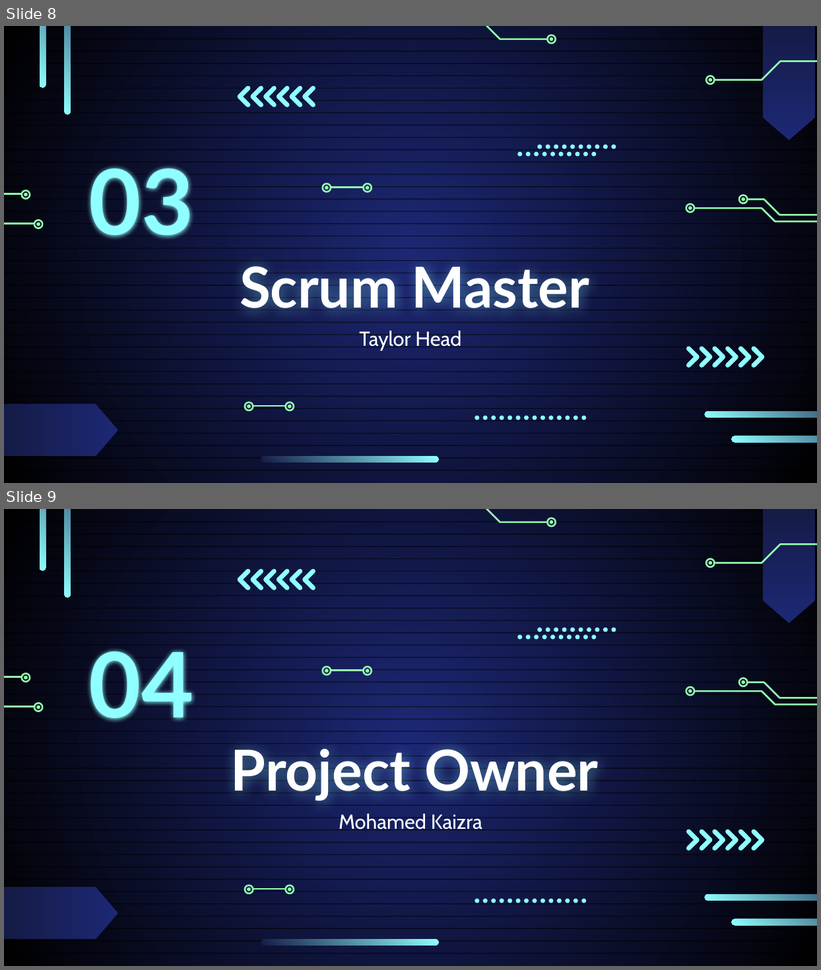
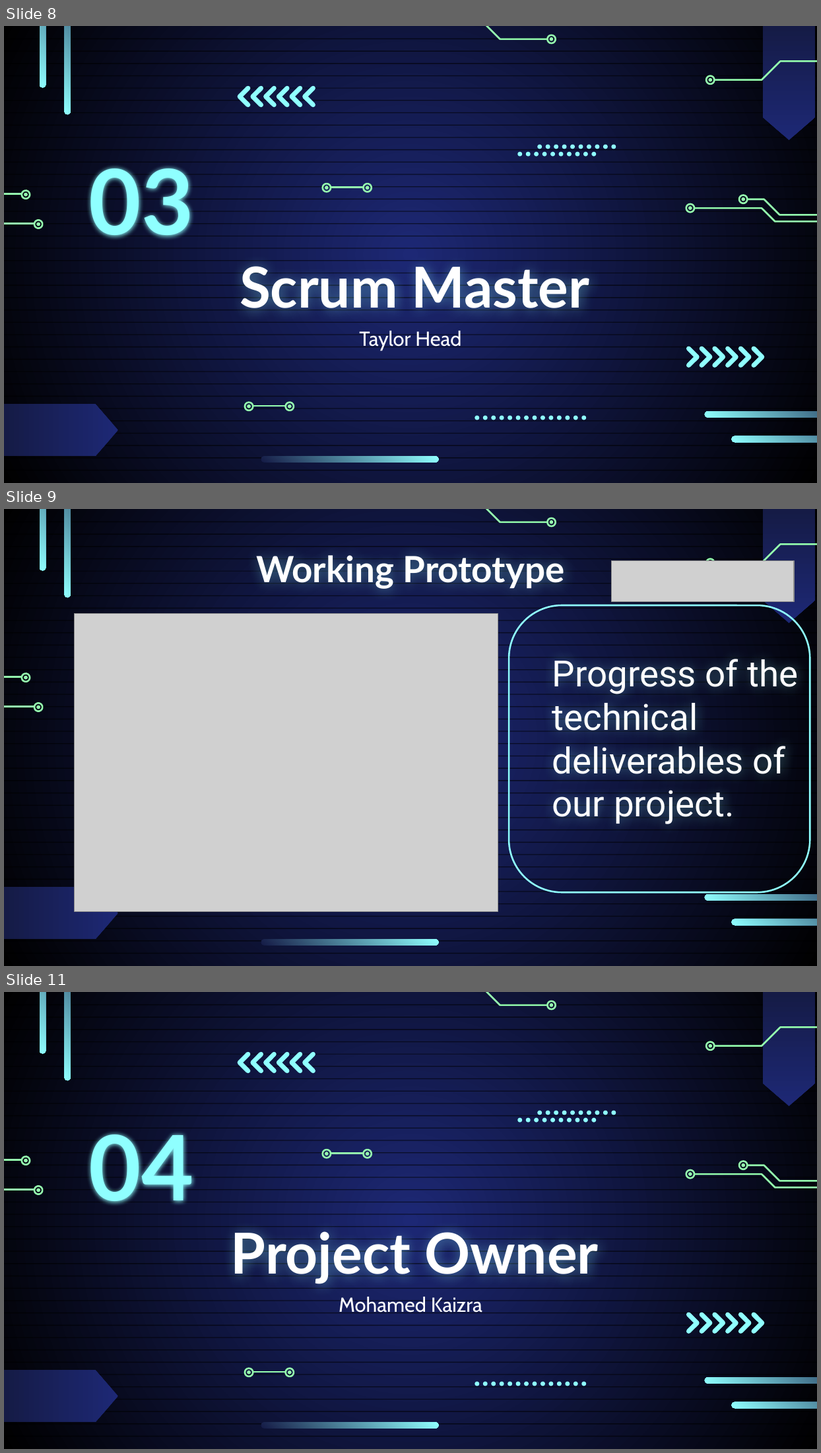
Before and after one commit to checkmate-group/coursework, a slide deck: documents/presentations/sprint_3_presentation.pptx. Shown one above the other, each under a label of ours: slides 8 and 9 before the commit, slides 8, 9 and 11 after it; the slides between them are not shown. The pictures are 821x970 and 821x1453 pixels, drawn with LibreOffice and Linux fonts; fonts in the diff are those of the drawing; grey boxes stand for pictures. Boxes give left, top, right and bottom in pixels: in the first picture for what was removed or moved away, otherwise in the second. Text is boxed around its words. In the diff, an @@ line names an element or a change of style, - is before the commit and + after.

```diff
--- a/documents/presentations/sprint_3_presentation.pptx
+++ b/documents/presentations/sprint_3_presentation.pptx
@@ slide 9 added at <box>4,509,817,966</box>, background gradient #1D2875 to #000000; not listed: 55 template elements that a slide beside it also shows @@
@@ title added at <box>256,555,565,589</box>, 32 pt, text #FFFFFF, bold @@
+Working Prototype
@@ picture added at <box>611,561,795,603</box> @@
@@ rounded rectangle added at <box>509,606,810,893</box>, outline #8FFFFF 1.5 pt @@
@@ picture added at <box>74,614,498,912</box> @@
@@ text added at <box>552,657,798,824</box>, 32 pt, text #FFFFFF @@
+Progress of the technical deliverables of our project.
@@ what was slide 9 is now slide 11 @@
```
Also in this commit, not shown: 1 other slide added.
